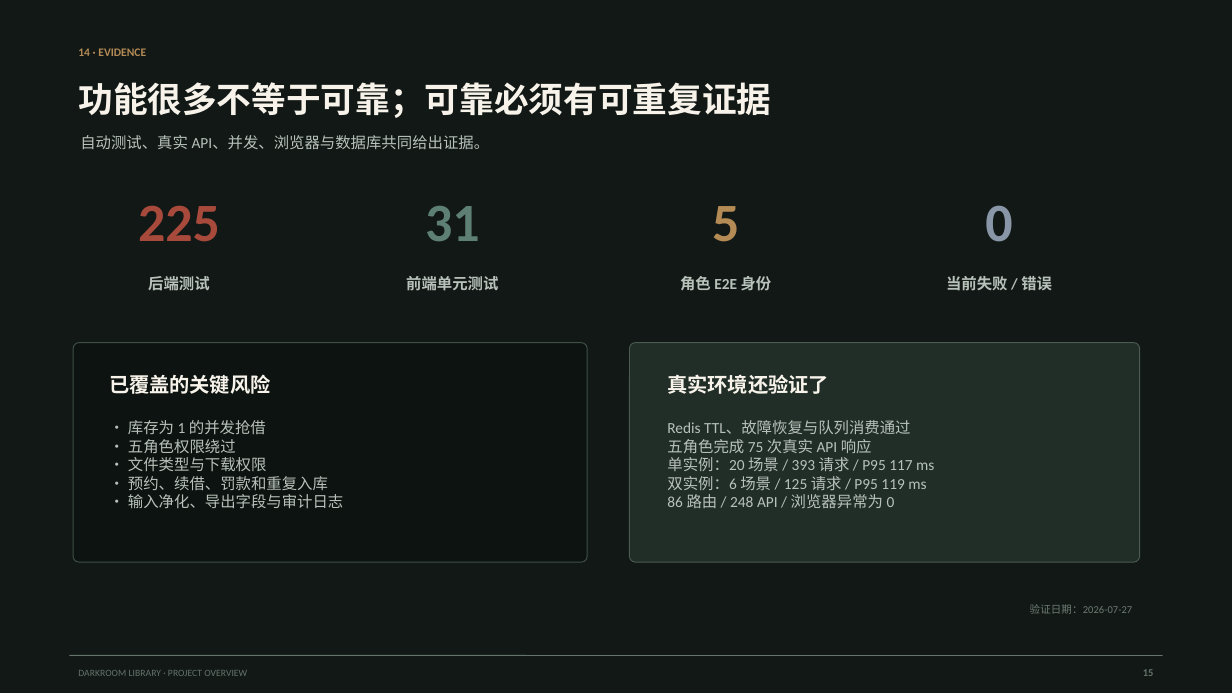
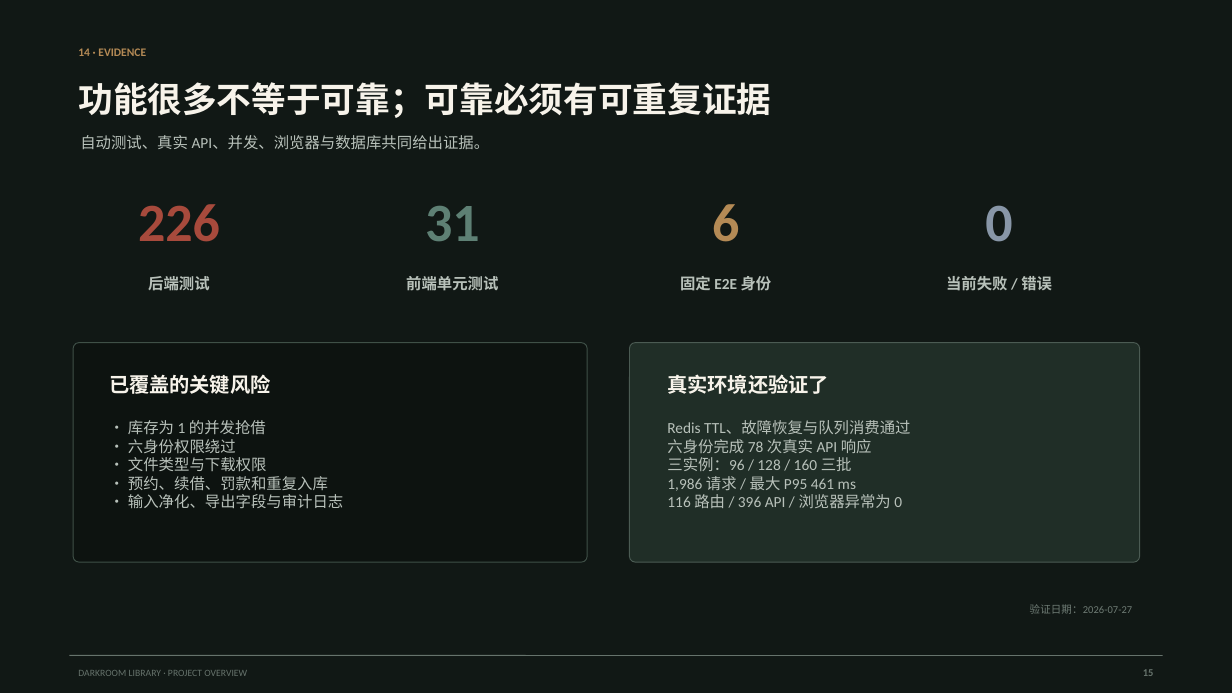
Before and after one commit to NoctilumeDev/DarkRoomLibrary, a slide deck: slide 15 of docs/DarkRoomLibrary-project-overview.pptx. Drawn at 1232x693 pixels with LibreOffice and Linux fonts; fonts in the diff are those of the drawing. Boxes give left, top, right and bottom in pixels: in the first picture for what was removed or moved away, otherwise in the second. Text is boxed around its words. In the diff, an @@ line names an element or a change of style, - is before the commit and + after.

```diff
--- a/docs/DarkRoomLibrary-project-overview.pptx
+++ b/docs/DarkRoomLibrary-project-overview.pptx
@@ text at [138,204,220,242]: text changed @@
-225
+226
@@ text at [712,204,739,242]: text changed @@
-5
+6
@@ text at [680,276,772,291]: text changed @@
-角色 E2E 身份
+固定 E2E 身份
@@ text at [128,439,236,453]: text changed @@
-• 五角色权限绕过
+• 六身份权限绕过
@@ text at [667,439,902,508]: text changed @@
-五角色完成 75 次真实 API 响应
-单实例：20 场景 / 393 请求 / P95 117 ms
-双实例：6 场景 / 125 请求 / P95 119 ms
-86 路由 / 248 API / 浏览器异常为 0
+六身份完成 78 次真实 API 响应
+三实例：96 / 128 / 160 三批
+1,986 请求 / 最大 P95 461 ms
+116 路由 / 396 API / 浏览器异常为 0
```
Also in this commit, not shown: 2 other slides changed, 28 other files.
